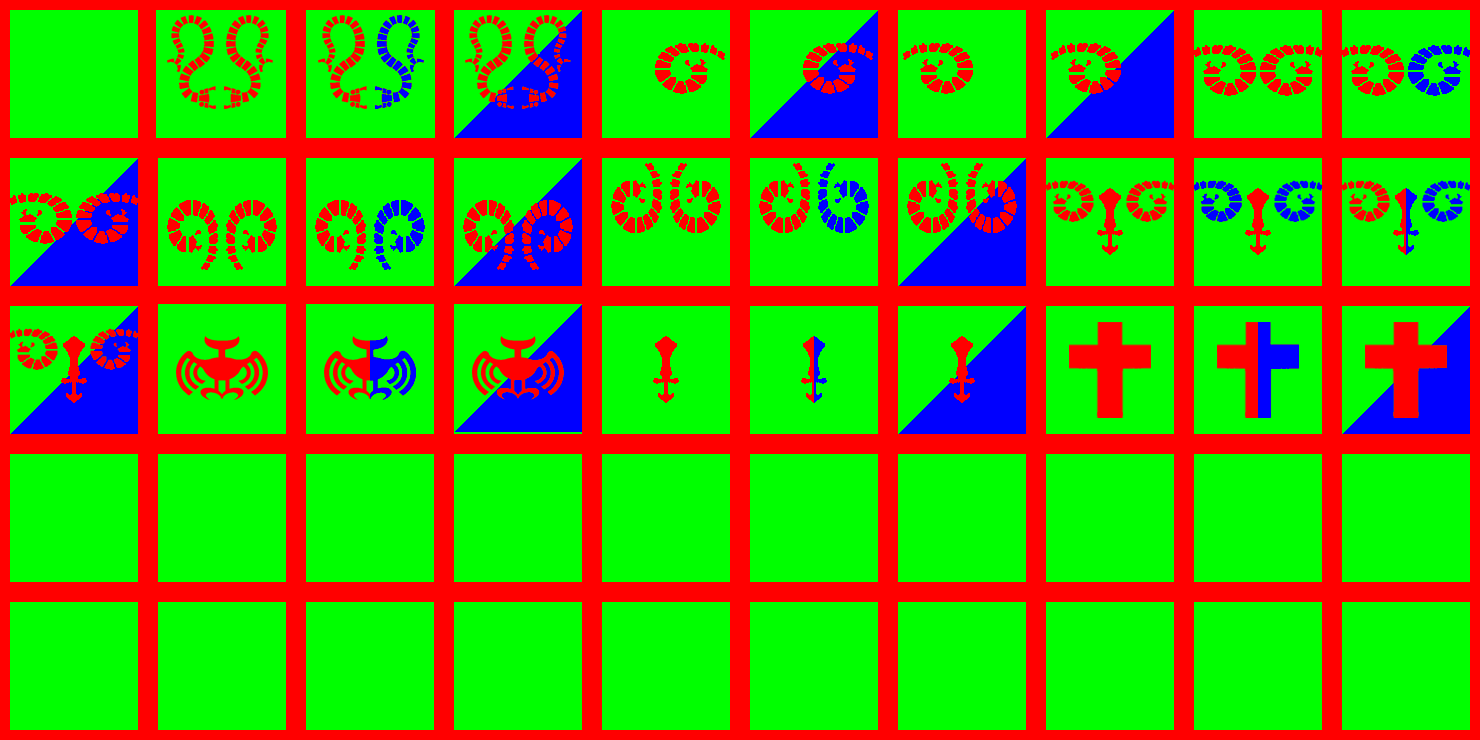
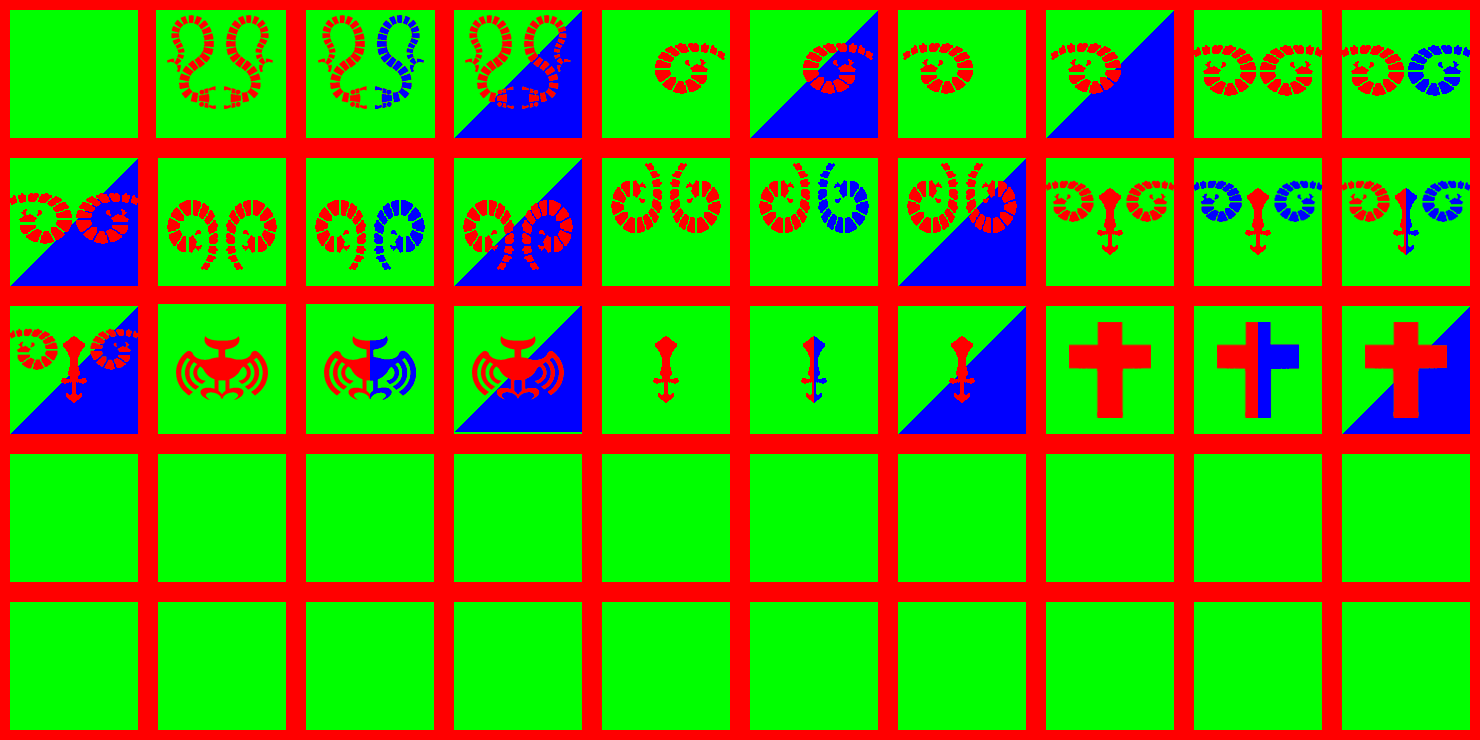
Layered file, before and after one edit (1480 × 740). Changes by layer:
painted on "Layer 40" over <box>454,304,582,306</box>
